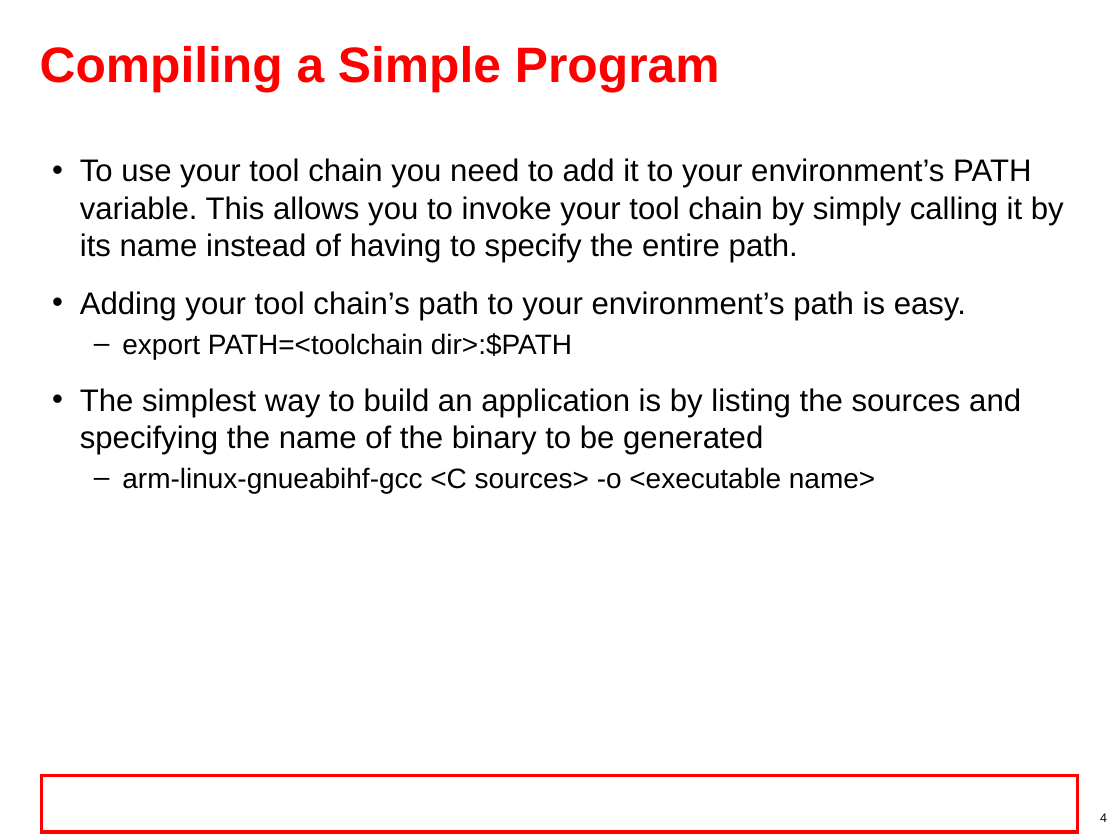
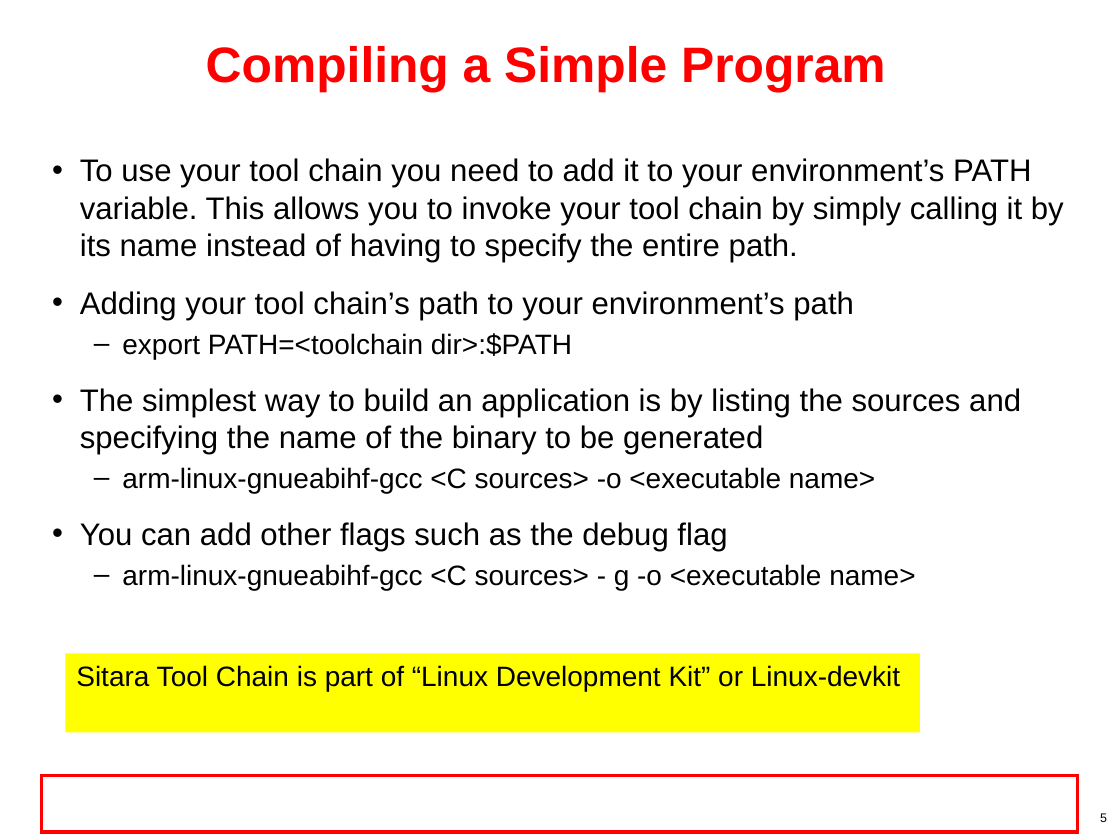
Before and after one commit to hari1989/keystone-workshop, a slide deck: slide 5 of preliminary/Working/presentations/Sitara/sitara_boot_camp_toolchain_Ran.pptx (slide 4 before the commit). Drawn at 1120x840 pixels with LibreOffice and Linux fonts; fonts in the diff are those of the drawing; background and template pictures are left out. Boxes give left, top, right and bottom in pixels: in the first picture for what was removed or moved away, otherwise in the second. Text is boxed around its words. In the diff, an @@ line names an element or a change of style, - is before the commit and + after.

```diff
--- a/preliminary/Working/presentations/Sitara/sitara_boot_camp_toolchain_Ran.pptx
+++ b/preliminary/Working/presentations/Sitara/sitara_boot_camp_toolchain_Ran.pptx
@@ title "Compiling a Simple Program" at (206,46,886,93): alignment left to centre @@
@@ text at (80,291,854,320): text changed @@
-• Adding your tool chain’s path to your environment’s path is easy.
+• Adding your tool chain’s path to your environment’s path
@@ text at (80,522,915,590): paragraphs added @@
+• You can add other flags such as the debug flag
+  – arm-linux-gnueabihf-gcc <C sources> - g -o <executable name>
@@ rectangle added at (65,653,920,732), fill #FFFF00, 18 pt, text #000000 @@
+Sitara Tool Chain is part of “Linux Development Kit” or Linux-devkit
@@ page number at (1100,813,1107,822): text changed @@
-4
+5
```
Also in this commit, not shown: 15 other slides changed, 10 slides added, 3 slides removed.
